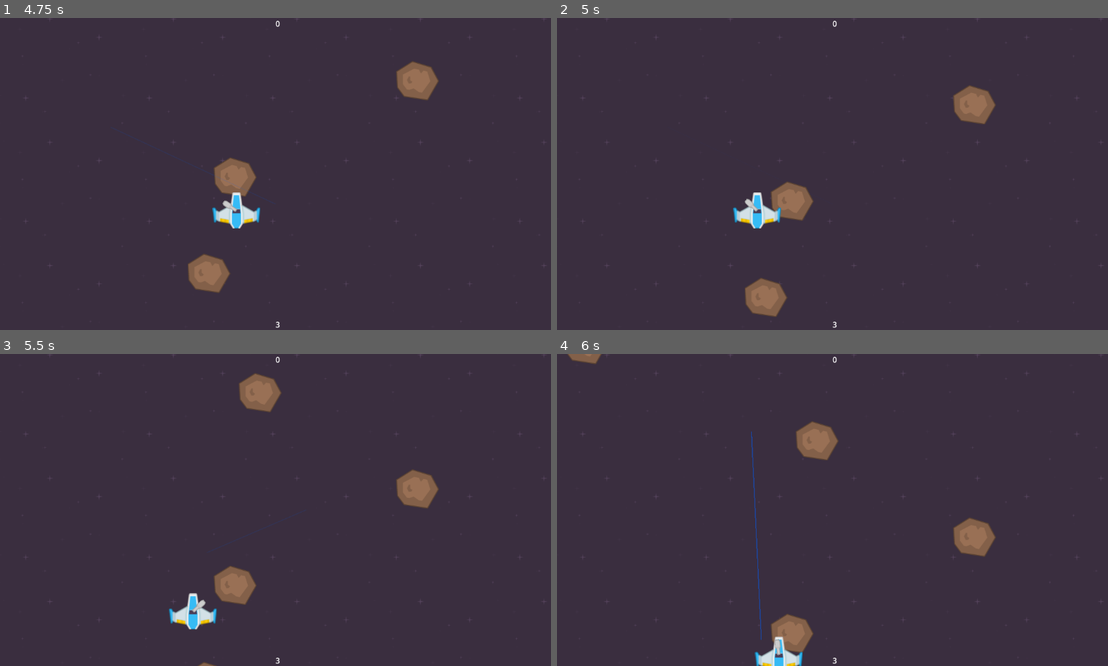
Above: before the commit, frames 1-4 (two rows, left to right).
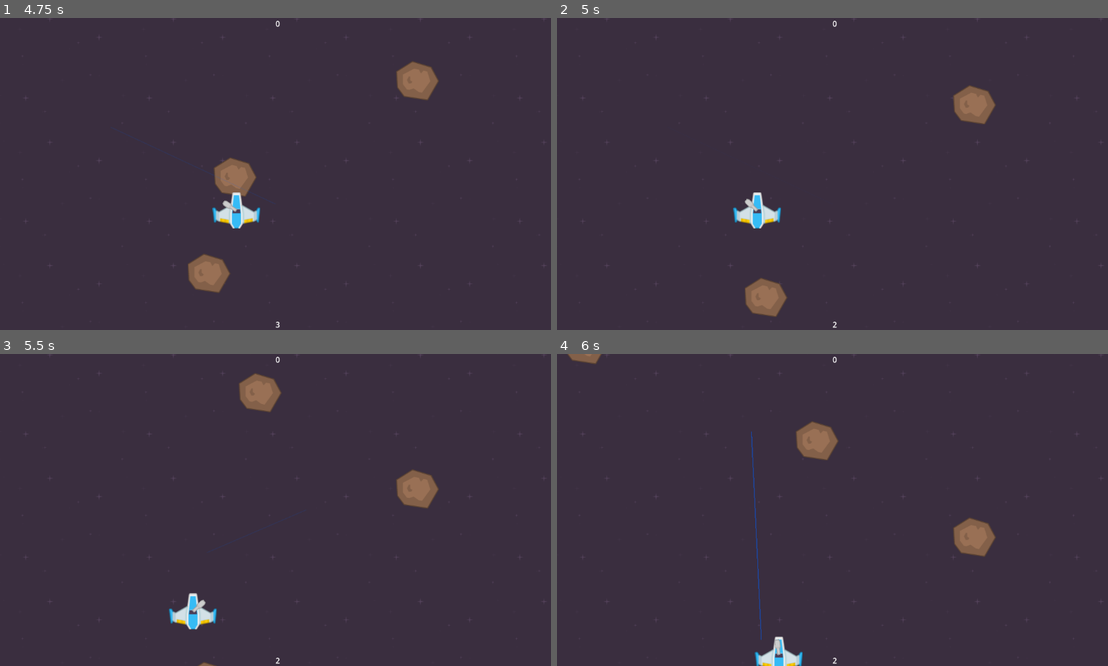
Above: after the commit, the same moments.

Repository: Dorfultariant/FoGD_3_week
Game: Godot game, scene res://Scenes/main.tscn
The game is run twice, just before and just after one commit, with the same random seed, the same clock (stepped at 60 frames per second) and the same inputs.
Inputs (mouse positions are in pixels of both pictures, inside the frame that each line leads up to):
- Up to frame 1 (4.75 s): tap Enter at 0.5 s; move the mouse to (402, 158) at 0.52 s; hold D (right) 0.53-1.28 s; click (402, 158) at 0.6 s; move the mouse to (165, 189) at 1.27 s; hold S (down) 1.28-2.03 s; click (165, 189) at 1.35 s; move the mouse to (336, 105) at 2.02 s; hold D (right) 2.03-2.78 s; click (336, 105) at 2.1 s; move the mouse to (247, 236) at 2.77 s; hold W (up) 2.78-3.53 s; click (247, 236) at 2.85 s; move the mouse to (446, 220) at 3.52 s; hold A (left) from 3.53 s (still down); click (446, 220) at 3.6 s; move the mouse to (110, 127) at 4.27 s; click (110, 127) at 4.35 s
- Up to frame 2 (5 s): keep holding A (left)
- Up to frame 3 (5.5 s): move the mouse to (303, 510) at 5.02 s; release A (left) at 5.03 s; hold S (down) from 5.03 s (still down); click (303, 510) at 5.1 s
- Up to frame 4 (6 s): move the mouse to (749, 432) at 5.77 s; release S (down) at 5.78 s; hold D (right) from 5.78 s (still down); click (749, 432) at 5.85 s

Frame 1 is identical in both runs. In frame 2, 0.7% of the frame differs, in the area x 38-51%, y 52-100%; in frame 3, 0.7%, in the area x 38-51%, y 67-100%; in frame 4, 0.6%.

Commit message:
Health stuff

Diff:
--- a/Scenes/meteor.tscn
+++ b/Scenes/meteor.tscn
@@ -8,7 +8,7 @@
 
 [node name="Meteor" type="Area2D"]
 collision_layer = 3
-collision_mask = 0
+collision_mask = 4
 script = ExtResource("1_wm1ig")
 
 [node name="Sprite2D" type="Sprite2D" parent="."]
--- a/Scripts/main.gd
+++ b/Scripts/main.gd
@@ -13,5 +13,5 @@
 # Called every frame. 'delta' is the elapsed time since the previous frame.
 func _process(delta: float) -> void:
 	if get_node_or_null("Player"):
-		HP.text = str($Player.HEALTH)
+		HP.text = str($Player.Health)
 		SCORE.text = str($Player.Score)
--- a/Scripts/player.gd
+++ b/Scripts/player.gd
@@ -5,12 +5,16 @@
 const SPEED = 300.0
 var Score : int = 0
 
-@export var HEALTH : int = 3
+var Health : int = 3
 
 var start_pos = Vector2(400, 400)
 
 func _ready():
 	global_position = start_pos
+	Score = 0
+	Health = 3
+
+
 
 func _physics_process(delta: float) -> void:
 	# Get the input direction and handle the movement/deceleration.
@@ -24,8 +28,8 @@
 	move_and_slide()
 
 func got_hit():
-	HEALTH -= 1
-	if HEALTH <= 0:
+	Health -= 1
+	if Health <= 0:
 		Score = 0
-		HEALTH = 3
+		Health = 3
 		global_position = start_pos
